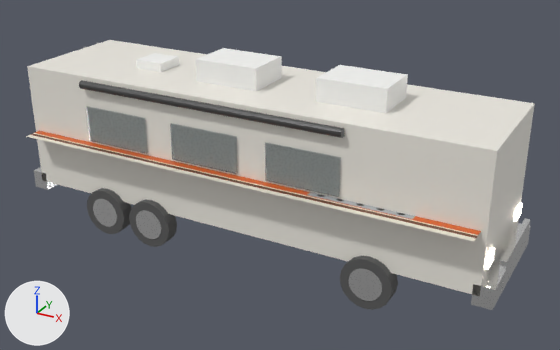
Before and after pictures for a commit that changed the Blender file assets/vehicles/fleetwood_bounder_rv.blend.
Camera for both pictures: a 50 mm camera at (7.01, -12.06, 7.5) aimed at (0.37, 0.01, 1.47). Arrows for +X, +Y and +Z are at lower left; the lights stay in place. The picture after the commit comes second.

Objects in the first picture: 'Crystal_Ship_RV_ac_-0.5', 'Crystal_Ship_RV_ac_2.0', 'Crystal_Ship_RV_awning', 'Crystal_Ship_RV_body', 'Crystal_Ship_RV_bumper_f', 'Crystal_Ship_RV_stripe_R', 'Crystal_Ship_RV_wf_r_tire', 'Crystal_Ship_RV_win_r_-0.5', 'Crystal_Ship_RV_win_r_-2.5', 'Crystal_Ship_RV_win_r_1.5', 'Crystal_Ship_RV_wr1_r_tire', 'Crystal_Ship_RV_wr2_r_tire' and 8 more.
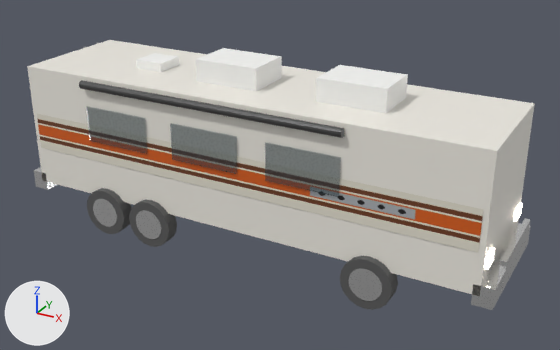
Scene script edits in JSON lines:
```json
{"op": "set", "path": "ob_crystal_ship_rv_stripe_r.rotation_euler", "old": "(1.571, 0.0, 0.0)", "new": "(0.0, 0.0, 0.0)", "note": "degrees (90, 0, 0) -> degrees (0, 0, 0)"}
```

Boxes (x1, y1, x2, y2) around the edits, measured in the pictures (560 x 350 px):
```json
{"object": "Crystal_Ship_RV_stripe_R", "change": "turned", "before": [26, 131, 481, 241], "after": [37, 114, 483, 252]}
```
